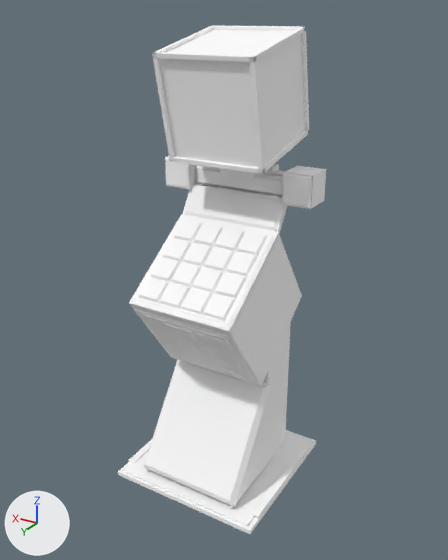
The OBJ model src/main/resources/assets/funpackcustom/models/item/jubeat.obj: old version first, new version second.
Both versions are drawn from a camera (50 mm lens) standing at (-0.103, 0.493, 0.952) and looking at (0.494, -0.502, 0.455). Arrows for +X, +Y and +Z are at lower left; the lights stay in place. The older version comes first. Where no turn or scale is listed for an object, it has been applied to the vertices. Vertices at exactly the same position are counted once.

The first picture shows 'jubeat'.
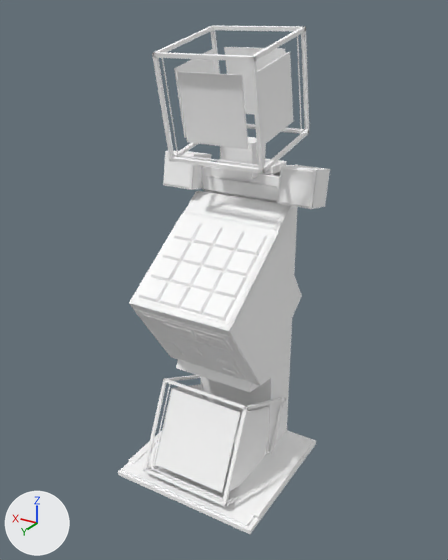
Diff of the bpy script that builds the scene:
```diff
--- a/src/main/resources/assets/funpackcustom/models/item/jubeat.obj.py
+++ b/src/main/resources/assets/funpackcustom/models/item/jubeat.obj.py
@@ me_jubeat @@
-me_jubeat.from_pydata(...)  # 1588 vertices, 1548 faces; spans x 0.332..0.668, y -0.675..-0.332, z 0.0..0.93
+me_jubeat.from_pydata(...)  # 1670 vertices, 1588 faces; spans x 0.33..0.67, y -0.675..-0.332, z 0.0..0.93
+# me_jubeat part 1: the loose piece of 8 vertices spanning x 0.409..0.41, y -0.481..-0.443, z 0.701..0.877 is turned 37 degrees about the x axis through its middle and scaled by 1.09, then moved by (-0.001, 0.066, -0.663)
+# me_jubeat part 2: the loose piece of 8 vertices spanning x 0.591..0.592, y -0.481..-0.443, z 0.701..0.877 is turned 37 degrees about the x axis through its middle and scaled by 1.09, then moved by (0.0, 0.066, -0.663)
+# me_jubeat part 3: the loose piece of 8 vertices spanning x 0.516..0.564, y -0.621..-0.619, z 0.032..0.059 is scaled about its middle by (3.79, 1.55, 0.0831), then moved by (-0.04, 0.264, -0.005)
+# me_jubeat part 4: the loose piece of 12 vertices spanning x 0.392..0.608, y -0.564..-0.528, z 0.567..0.623 is turned 23 degrees about the x axis through its middle, then moved by (0.0, -0.009, -0.01)
+# me_jubeat part 5: the loose piece of 12 vertices spanning x 0.335..0.394, y -0.553..-0.547, z 0.617..0.678 is rebuilt with 4 vertices and now spans x 0.334..0.398, y -0.554..-0.543, z 0.623..0.686, in mat_speaker_surface (its picture is missing)
+# me_jubeat part 6: the loose piece of 12 vertices spanning x 0.606..0.665, y -0.553..-0.547, z 0.617..0.678 is rebuilt with 4 vertices and now spans x 0.602..0.666, y -0.554..-0.543, z 0.623..0.686, in mat_speaker_surface (its picture is missing)
+# me_jubeat part 7: the loose piece of 12 vertices spanning x 0.383..0.617, y -0.509..-0.356, z 0.028..0.239 is rebuilt with 58 vertices and now spans x 0.396..0.604, y -0.617..-0.342, z 0.019..0.225
+# me_jubeat part 8: the loose piece of 10 vertices spanning x 0.394..0.606, y -0.617..-0.513, z 0.019..0.357 is rebuilt with 40 vertices and now spans x 0.408..0.592, y -0.655..-0.461, z 0.019..0.659
+# me_jubeat part 9: the loose piece of 8 vertices spanning x 0.335..0.394, y -0.616..-0.549, z 0.617..0.678 is rebuilt with 8 vertices and now spans x 0.33..0.402, y -0.624..-0.545, z 0.607..0.689
+# me_jubeat part 10: the loose piece of 8 vertices spanning x 0.606..0.665, y -0.616..-0.549, z 0.617..0.678 is rebuilt with 8 vertices and now spans x 0.598..0.67, y -0.624..-0.545, z 0.607..0.689
+# me_jubeat part 11: the loose piece of 4 vertices spanning x 0.399..0.601, y -0.556..-0.528, z 0.576..0.62 is rebuilt with 4 vertices and now spans x 0.399..0.601, y -0.574..-0.531, z 0.574..0.604
+# me_jubeat part 12: the loose piece of 4 vertices spanning x 0.407..0.593, y -0.482..-0.443, z 0.699..0.881 is rebuilt with 4 vertices and now spans x 0.436..0.564, y -0.485..-0.459, z 0.73..0.855, in mat_cube_top_lit (its picture is missing)
+# me_jubeat part 13: the loose piece of 4 vertices spanning x 0.393..0.607, y -0.491..-0.355, z 0.044..0.238 is rebuilt with 8 vertices and now spans x 0.415..0.585, y -0.436..-0.362, z 0.048..0.203, in mat_materials_surface (its picture is missing)
+# me_jubeat part 14: 14 loose pieces with 248 vertices, spanning x 0.339..0.663, y -0.622..-0.352, z 0.023..0.676, are deleted
+# me_jubeat part 15: 12 vertices moved from x 0.399..0.601, y -0.667..-0.443, z 0.36..0.928 to x 0.399..0.601, y -0.668..-0.442, z 0.36..0.929; 94 vertices removed from x 0.39..0.61, y -0.675..-0.435, z 0.023..0.93; 336 vertices added at x 0.33..0.67, y -0.675..-0.363, z 0.019..0.93
+# other edits to the shape of me_jubeat do not show in these pictures
 me_jubeat.materials.append(mat_materials_surface)
```

Pixel boxes (x1, y1, x2, y2) of what changed, in the pictures (448 x 560 px; the box of a moved part takes in the faces that stretch with it):
'jubeat', reshaped: before (118, 25, 326, 534); after (118, 25, 330, 534)
part 1 of me_jubeat, moved or reshaped (not visible before): after (223, 409, 244, 499)
part 2 of me_jubeat, moved or reshaped: before (159, 60, 175, 155); after (151, 384, 171, 468)
part 3 of me_jubeat, moved or reshaped (not visible before): after (151, 468, 223, 500)
part 4 of me_jubeat, moved or reshaped: before (184, 185, 283, 231); after (185, 192, 289, 231)
part 5 of me_jubeat, rebuilt (12% wider): before (282, 172, 313, 209); after (279, 168, 314, 206)
part 6 of me_jubeat, rebuilt (8% wider): before (165, 156, 190, 189); after (164, 153, 191, 187)
part 7 of me_jubeat, rebuilt (12% wider, 11% shorter): before (144, 359, 271, 507); after (143, 375, 286, 507)
part 8 of me_jubeat, rebuilt: before (263, 321, 291, 460); after (176, 172, 298, 452)
part 9 of me_jubeat, rebuilt (20% wider): before (282, 166, 326, 209); after (277, 165, 330, 209)
part 10 of me_jubeat, rebuilt: before (165, 156, 202, 190); after (163, 151, 212, 190)
part 11 of me_jubeat, rebuilt (10% shorter): before (186, 188, 281, 227); after (187, 193, 285, 228)
part 12 of me_jubeat, rebuilt (30% narrower, 31% shorter): before (159, 58, 258, 167); after (178, 73, 247, 148)
part 13 of me_jubeat, rebuilt (27% narrower, 26% shorter): before (145, 360, 263, 501); after (155, 389, 241, 493)
part 14 of me_jubeat, deleted: before (143, 158, 309, 508)
part 15 of me_jubeat, cut back: before (152, 25, 309, 234); after (152, 25, 317, 492)
